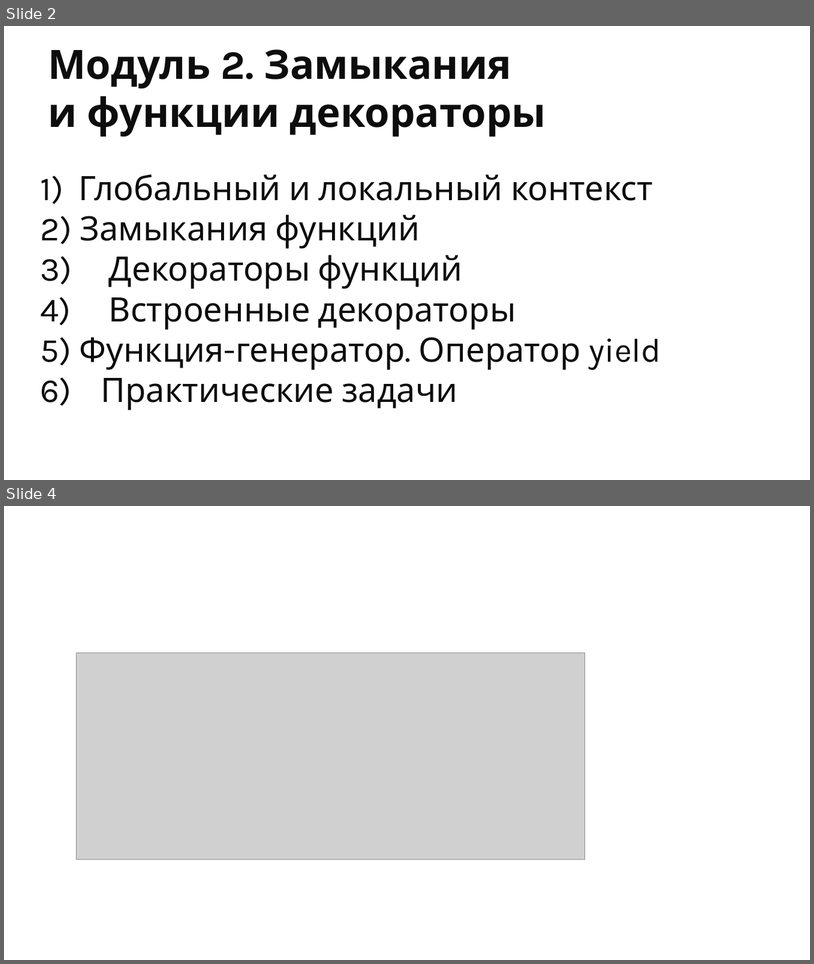
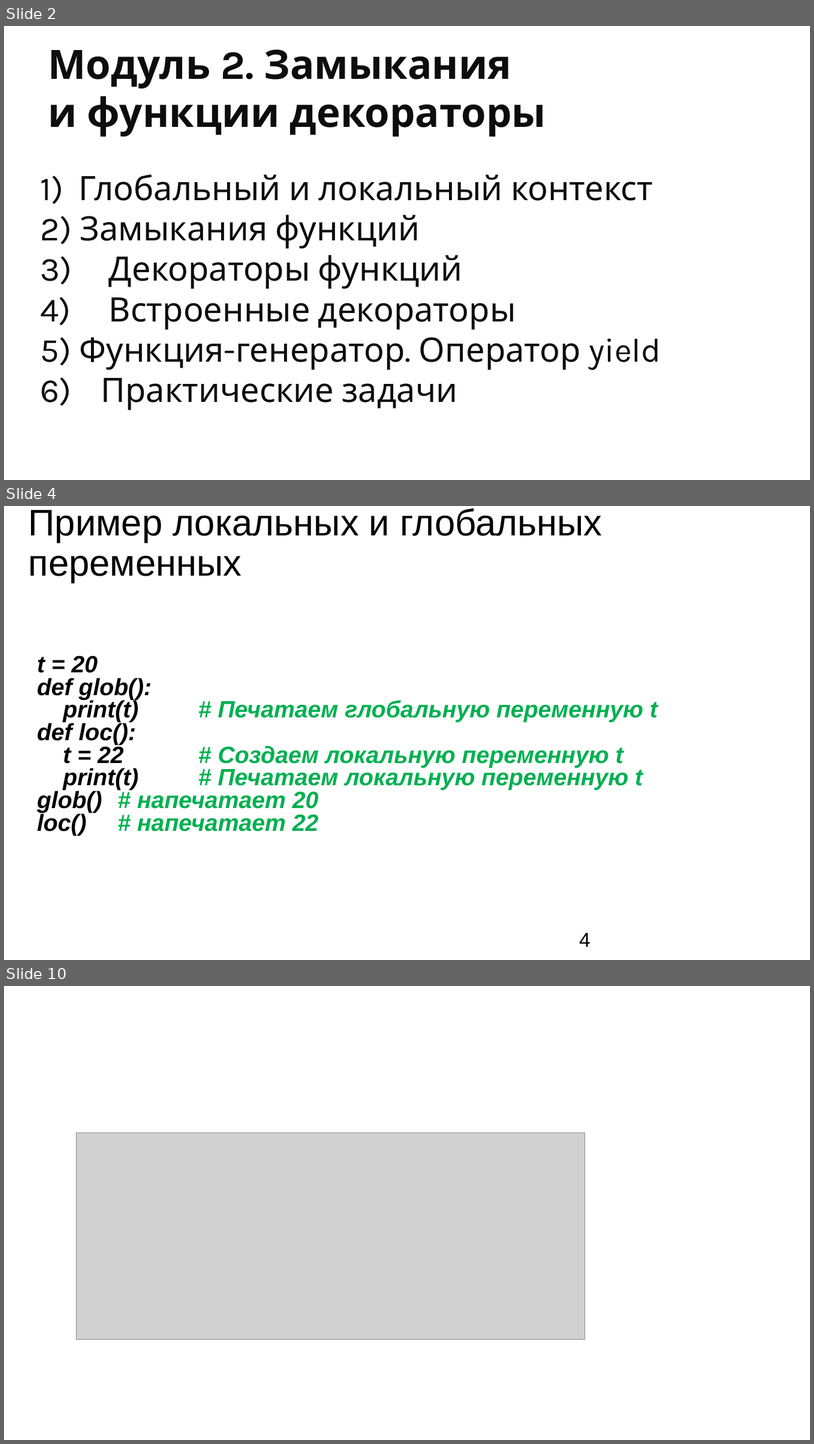
Before and after one commit to ookotukoo/pt-2.1-from-11.11, a slide deck: m2/ppt/2.pptx. Shown one above the other, each under a label of ours: slides 2 and 4 before the commit, slides 2, 4 and 10 after it; the slides between them are not shown. The pictures are 814x964 and 814x1444 pixels, drawn with LibreOffice and Linux fonts; fonts in the diff are those of the drawing; grey boxes stand for pictures; background and template pictures are left out. Boxes give left, top, right and bottom in pixels: in the first picture for what was removed or moved away, otherwise in the second. Text is boxed around its words. In the diff, an @@ line names an element or a change of style, - is before the commit and + after.

```diff
--- a/m2/ppt/2.pptx
+++ b/m2/ppt/2.pptx
@@ slide 4 added at box(4, 506, 810, 960), background #FFFFFF @@
@@ title added at box(29, 508, 602, 582), 44 pt, text #000000 @@
+Пример локальных и глобальных переменных
@@ text added at box(37, 655, 658, 835), 28 pt, text #00B050, bold, italic @@
+t = 20
+def glob():
+print(t) # Печатаем глобальную переменную t
+def loc():
+t = 22 # Создаем локальную переменную t
+print(t) # Печатаем локальную переменную t
+glob() # напечатает 20
+loc() # напечатает 22
@@ page number added at box(579, 933, 591, 946), 24 pt, text #000000 @@
+4
@@ what was slide 4 is now slide 10 @@
```
Also in this commit, not shown: 6 other slides added, 7 other files.
